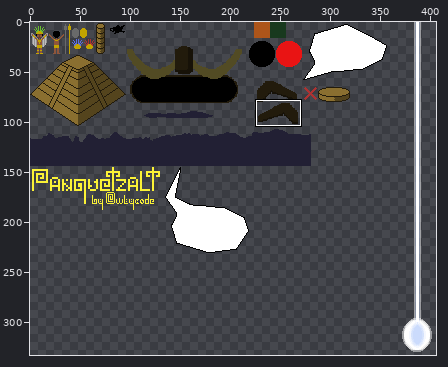
Two states of a sprite sheet, Assets/spritesheet.png. Above, an overview of the earlier version with the close-up marked.
Close-up. Before the commit:
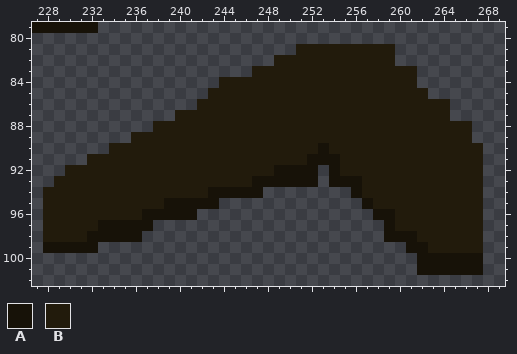
The file is 410x333 pixels. Colours within 5 levels of each other are drawn and written as one. Shown: x 227..269, y 79..102. The wide view leaves out empty margins. The commit also changed other parts of the picture, which this record leaves out.
Palette (. is transparent): A #171208  B #221b0c
Pixels before, first column x 227:
 79 AAAAAA...................................
 80 .........................................
 81 ........................BBBBBBBBB........
 82 ......................BBBBBBBBBBB........
 83 ....................BBBBBBBBBBBBBBB......
 84 .................BBBBBBBBBBBBBBBBBB......
 85 ................BBBBBBBBBBBBBBBBBBBB.....
 86 ...............BBBBBBBBBBBBBBBBBBBBBBB...
 87 .............BBBBBBBBBBBBBBBBBBBBBBBBB...
 88 ...........BBBBBBBBBBBBBBBBBBBBBBBBBBBBB.
 89 .........BBBBBBBBBBBBBBBBBBBBBBBBBBBBBBB.
 90 .......BBBBBBBBBBBBBBBBBBBABBBBBBBBBBBBBB
 91 .....BBBBBBBBBBBBBBBBBBBBAAABBBBBBBBBBBBB
 92 ...BBBBBBBBBBBBBBBBBBBAAAA.ABBBBBBBBBBBBB
 93 ..BBBBBBBBBBBBBBBBBBAAAAAA.AAABBBBBBBBBBB
 94 .BBBBBBBBBBBBBBBAAAAA........ABBBBBBBBBBB
 95 .BBBBBBBBBBBAAAAA.............ABBBBBBBBBB
 96 .BBBBBBBBBAAAAA................AABBBBBBBB
 97 .BBBBBAAAAA.....................ABBBBBBBB
 98 .BBBBAAAAA......................AAABBBBBB
 99 .AAAAA............................AABBBBB
100 ...................................AAAAAA
101 ...................................AAAAAA
The result:
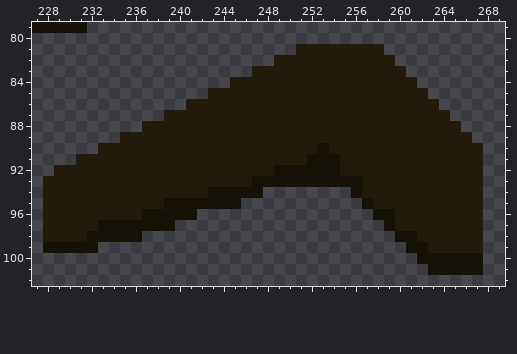
From old to new:
Changed rows in their new state; - is an unchanged pixel.
first column x 228:
 79 ----.----------------------------------
 81 -------------------------------.-------
 83 ---------------------------------.-----
 84 ----------------.----------------------
 86 -------------B----------------------.--
 87 -----------B---------------------------
 88 ---------B----------------------------.
 89 -------B-------------------------------
 90 -----B---------------------------------
 91 ---B-----------------------------------
 92 -B-----------------------A-------------
 93 B------------------------A-------------
 95 ----------------AA---------------------
 97 ----------AA---------------------------
 98 -------------------------------.-------
101 ----------------------------------.----
Boxes around the changes in both close-ups, in picture pixels (x1, y1, x2, y2):
erased: (87, 22, 98, 33)
erased: (384, 44, 472, 132)
changed: (43, 77, 230, 187)
added: (318, 165, 329, 187)
added: (153, 198, 241, 231)
erased: (384, 231, 428, 275)
